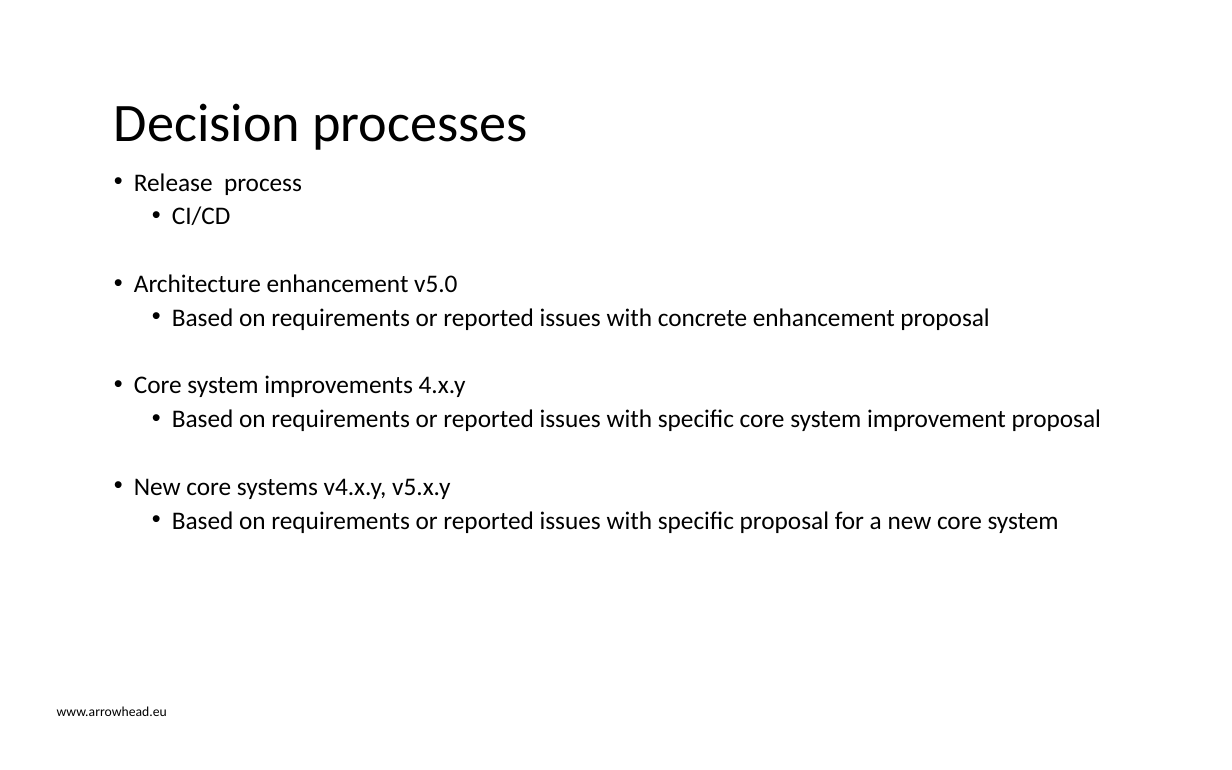
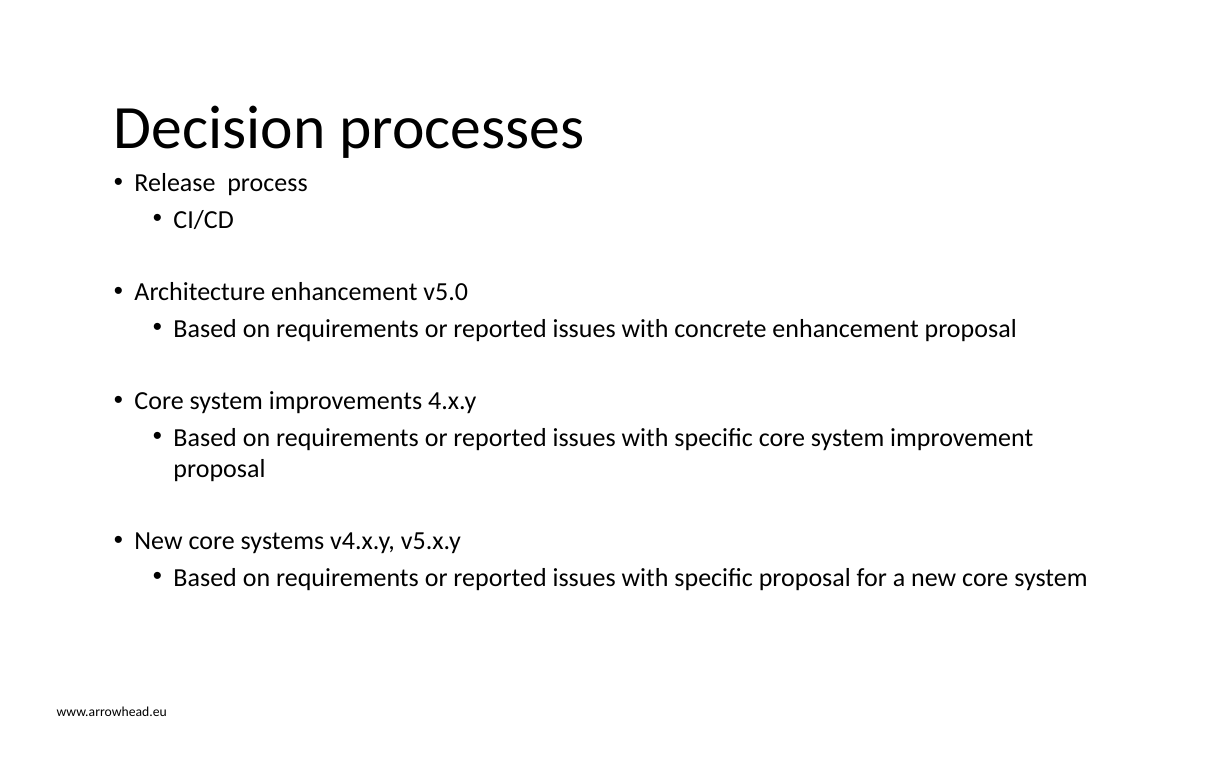
Before and after one commit to eclipse-arrowhead/roadmap, a slide deck: slide 4 of Governanace_strategy/Eclipse_Arrowhead_Roadmap_organisation.pptx. Drawn at 1232x770 pixels with LibreOffice and Linux fonts; fonts in the diff are those of the drawing; background and template pictures are left out. Boxes give left, top, right and bottom in pixels: in the first picture for what was removed or moved away, otherwise in the second. Text is boxed around its words. In the diff, an @@ line names an element or a change of style, - is before the commit and + after.

```diff
--- a/Governanace_strategy/Eclipse_Arrowhead_Roadmap_organisation.pptx
+++ b/Governanace_strategy/Eclipse_Arrowhead_Roadmap_organisation.pptx
@@ title "Decision processes" at [114, 105, 584, 158]: size 31.7 to 36 pt @@
@@ text "Release process" at [134, 173, 1087, 591]: size 14.8 to 15.2 pt; indent changed; more space between paragraphs @@
```
Also in this commit, not shown: 12 other slides changed, 1 slide added, 3 slides removed, 8 other files.
